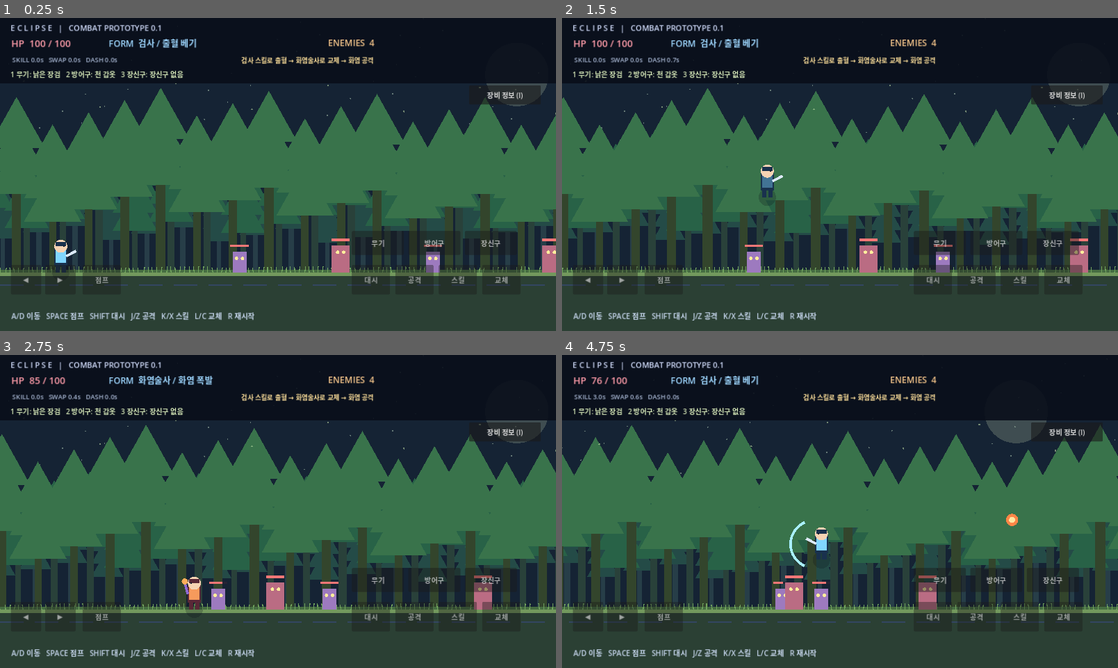
Above: before the commit, frames 1-4 (two rows, left to right).
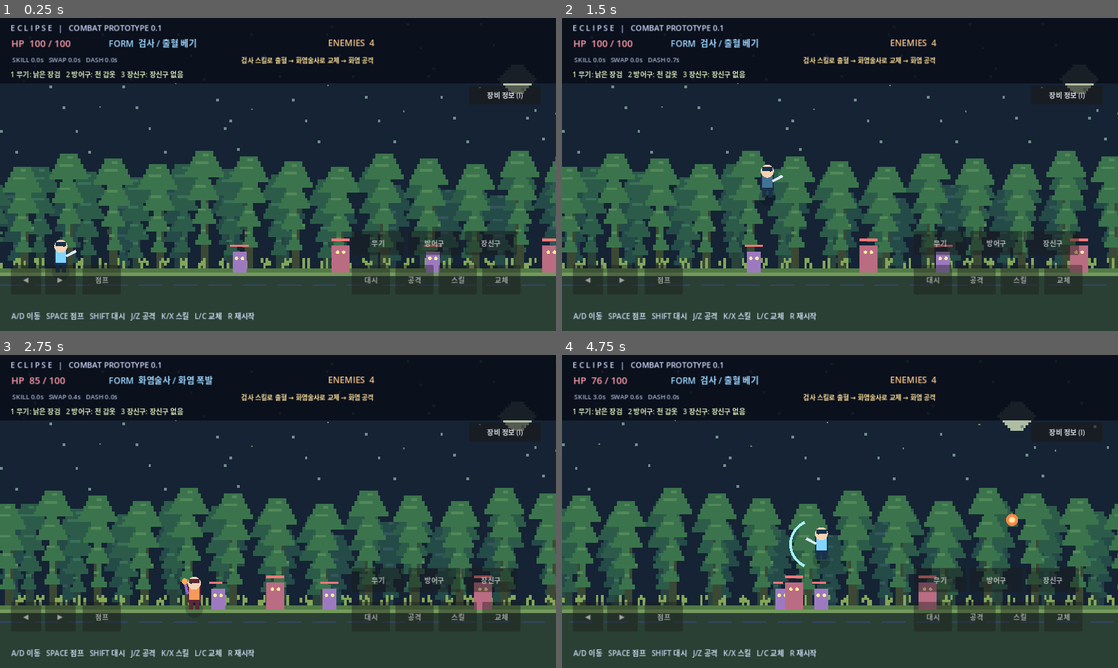
Above: after the commit, the same moments.

Repository: ogw07222-tech/eclipse
Game: Godot game, scene res://scenes/main.tscn
The game is run twice, just before and just after one commit, with the same random seed, the same clock (stepped at 60 frames per second) and the same inputs.
Inputs:
- Up to frame 1 (0.25 s): no input
- Up to frame 2 (1.5 s): tap Enter at 0.5 s; hold D (right) from 0.53 s (still down); tap J (attack) at 0.6 s; tap Space (jump) at 0.77 s; tap Shift (dash) at 1.35 s
- Up to frame 3 (2.75 s): tap Space (jump) at 1.52 s; release D (right) at 2.03 s; hold A (left) from 2.03 s (still down); tap L (swap) at 2.1 s
- Up to frame 4 (4.75 s): release A (left) at 2.78 s; hold D (right) 2.78-4.28 s; tap Z at 2.85 s; tap Space (jump) at 3.02, 3.77, 4.52 s; tap X at 3.6 s; hold A (left) from 4.28 s (still down); tap C at 4.35 s

The runs differ from the first frame. In frame 1, 28% of the frame differs, in the area x 0-100%, y 20-82%; in frame 2, 28%; in frame 3, 28%; in frame 4, 30%.

Commit message:
style: render forest with chunky snapped pixel-art silhouettes

Diff:
--- a/scripts/forest_background.gd
+++ b/scripts/forest_background.gd
@@ -1,48 +1,64 @@
 extends Node2D
-# Drawn in Godot: no external texture required. Parallax is computed from camera position.
-const LAYERS = [
-  {"factor": 0.15, "trunk": Color("#273e48"), "crown": Color("#244b47"), "size": 0.65},
-  {"factor": 0.35, "trunk": Color("#29413a"), "crown": Color("#286247"), "size": 0.9},
-  {"factor": 0.60, "trunk": Color("#33452c"), "crown": Color("#39734b"), "size": 1.15}
+# Pure procedural pixel art; integer-sized rectangles and snapped parallax.
+# No external asset dependency; repeatable deterministic forest.
+const PIXEL := 6.0
+const LAYERS := [
+  {"factor": 0.12, "step": 124, "trunk": Color("#243c45"), "leaf": Color("#244b48"), "highlight": Color("#33575a"), "height": 172},
+  {"factor": 0.28, "step": 110, "trunk": Color("#29433b"), "leaf": Color("#2c5c49"), "highlight": Color("#39705a"), "height": 210},
+  {"factor": 0.48, "step": 104, "trunk": Color("#3b4934"), "leaf": Color("#3b744c"), "highlight": Color("#538859"), "height": 242}
 ]
 var camera_ref: Camera2D
 var frame_time := 0.0
+
 func _ready() -> void:
   z_index = -20
-  mouse_filter_fallback()
-func mouse_filter_fallback() -> void:
-  pass
+  queue_redraw()
+
 func _process(delta: float) -> void:
   frame_time += delta
   queue_redraw()
+
+func _block(x: float, y: float, w: float, h: float, tint: Color) -> void:
+  draw_rect(Rect2(roundf(x / PIXEL) * PIXEL, roundf(y / PIXEL) * PIXEL,
+    maxf(PIXEL, roundf(w / PIXEL) * PIXEL), maxf(PIXEL, roundf(h / PIXEL) * PIXEL)), tint)
+
+func _pine(cx: float, bottom: float, height: float, trunk_color: Color, leaf_color: Color, highlight: Color, seed: int) -> void:
+  _block(cx - 9, bottom - height * 0.64, 18, height * 0.64, trunk_color)
+  # Stepped tiers: no smooth circles, diagonals or polygons.
+  for tier in range(4):
+    var width := 38.0 + float(3 - tier) * 18.0
+    var yy := bottom - height + float(tier) * height * 0.19
+    for row in range(5):
+      var rw := maxf(12.0, width - float(4 - row) * 12.0)
+      _block(cx - rw * 0.5, yy + float(row) * PIXEL * 2.0, rw, PIXEL * 2.0, leaf_color)
+    _block(cx - width * 0.23, yy + 24, width * 0.3, PIXEL, highlight)
+  _block(cx - 5, bottom - height + 4, PIXEL * 2, PIXEL, highlight)
+  if seed % 3 == 0:
+    _block(cx + 16, bottom - height * 0.43, PIXEL, PIXEL, highlight)
+
 func _draw() -> void:
-  draw_rect(Rect2(0, 0, 1600, 720), Color("#152334"))
-  draw_circle(Vector2(1190, 130), 73, Color("#c5d4ad", 0.24))
-  for i in range(70):
-    var sx := float((i * 221 + 73) % 1600)
-    var sy := float((i * 97 + 67) % 320)
-    draw_circle(Vector2(sx, sy), 1.5, Color("#c9e4ca", 0.45))
+  _block(0, 0, 1600, 720, Color("#152334"))
+  # Pixel moon and small square stars.
+  for row in range(11):
+    var half := 2 + mini(row, 10 - row)
+    _block(1190 - float(half) * PIXEL, 105 + float(row) * PIXEL, float(half * 2 + 1) * PIXEL, PIXEL, Color("#aebda3"))
+  for i in range(62):
+    var sx := float((i * 233 + 49) % 1600)
+    var sy := float((i * 97 + 59) % 315)
+    _block(sx, sy, PIXEL, PIXEL, Color("#718d8c"))
   for layer_index in range(LAYERS.size()):
-    var data: Dictionary = LAYERS[layer_index]
-    var fac: float = data["factor"]
-    for i in range(25):
-      var base_x := float(i * 83 + (layer_index * 37)) - 90.0
-      var offset := 0.0
-      if is_instance_valid(camera_ref):
-        offset = (camera_ref.global_position.x - 640.0) * fac * 0.18
-      var x := base_x - offset
-      var size_val: float = data["size"]
-      var variation := float((i * 17 + layer_index * 11) % 13)
-      var ground_y := 590.0 + variation
-      var top_y := ground_y - (220.0 + variation * 7.0) * size_val
-      var w := (14.0 + variation * 0.5) * size_val
-      draw_rect(Rect2(x - w * 0.5, top_y, w, ground_y - top_y), data["trunk"])
-      for n in range(3):
-        var h := 80.0 * size_val
-        var crown_y := top_y + n * 46.0 * size_val
-        draw_colored_polygon(PackedVector2Array([Vector2(x, crown_y - h), Vector2(x - 57.0 * size_val, crown_y + 22.0 * size_val), Vector2(x + 57.0 * size_val, crown_y + 22.0 * size_val)]), data["crown"])
-  draw_rect(Rect2(0, 580, 1600, 14), Color("#466d42"))
-  for i in range(140):
-    var x := float((i * 53) % 1600)
-    var sway := sin(frame_time * 1.4 + float(i)) * 2.0
-    draw_line(Vector2(x, 585), Vector2(x + sway, 575 - float(i % 5)), Color("#72a55e"), 2.0)
+    var layer: Dictionary = LAYERS[layer_index]
+    var offset := 0.0
+    if is_instance_valid(camera_ref):
+      offset = snappedf((camera_ref.global_position.x - 640.0) * float(layer["factor"]) * 0.25, PIXEL)
+    for i in range(22):
+      var cx := float(i * int(layer["step"]) + layer_index * 47) - 100.0 - offset
+      var variation := float((i * 19 + layer_index * 7) % 7) * PIXEL
+      _pine(cx, 584.0, float(layer["height"]) + variation,
+        layer["trunk"], layer["leaf"], layer["highlight"], i)
+  # Foreground moss and individual grass pixels.
+  _block(0, 578, 1600, 12, Color("#527b45"))
+  for i in range(210):
+    var gx := float((i * 47) % 1600)
+    var breeze := float(int(sin(frame_time * 1.7 + float(i)) * 1.5)) * PIXEL
+    _block(gx + breeze, 566 - float(i % 3) * PIXEL, PIXEL, 12, Color("#83a65a"))
